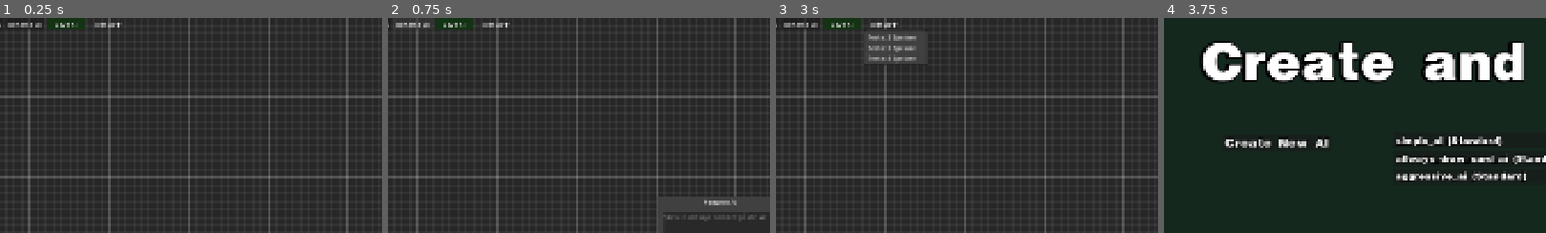
Above: before the commit, frames 1-4 (left to right).
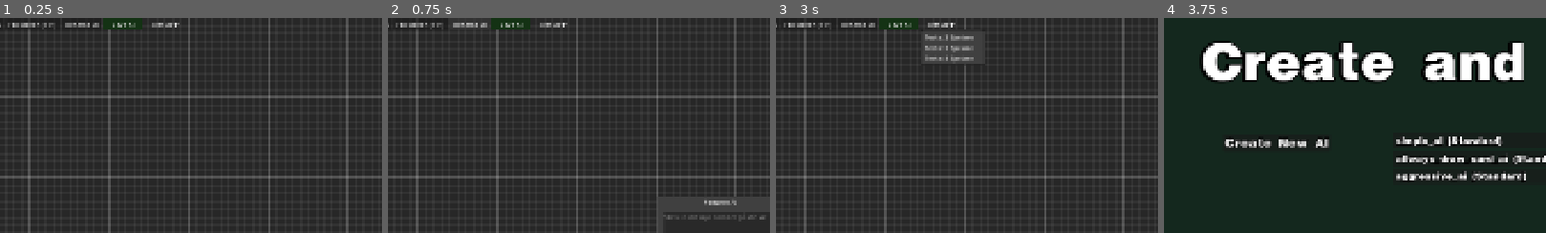
Above: after the commit, the same moments.

Repository: JontePonte/UNO-utlimate-ai-simulator
Game: Godot game, scene res://ai_editor/AIEditor.tscn
The game is run twice, just before and just after one commit, with the same random seed, the same clock (stepped at 60 frames per second) and the same inputs. This scene is started directly instead of the project's main scene.
Inputs (mouse positions are % of the whole screen's width and height, from its top left):
- Up to frame 1 (0.25 s): no input
- Up to frame 2 (0.75 s): click "Rename AI" at 0.5 s
- Up to frame 3 (3 s): click (50, 48) at 1.27 s; type "12" at 1.35 s; click "OK" at 2 s; click "Test AI ▼" at 2.75 s
- Up to frame 4 (3.75 s): click "<- Back to Menu" at 3.5 s
The pictures show only the part of the screen within x 6-56%, y 0-50%; the shares and areas given below are measured in that part.

The runs differ from the first frame. In frame 1, 0.8% of the frame differs, in the area x 2-47%, y 0-6%; in frame 2, 1.0%; in frame 3, 3.9%, in the area x 2-54%, y 0-23%; in frame 4, nothing differs.

Commit message:
Added fullscreen/windowed button to editor

Diff:
--- a/uno-ultimate-ai-simulator/ai_editor/AIEditor.tscn
+++ b/uno-ultimate-ai-simulator/ai_editor/AIEditor.tscn
@@ -52,6 +52,11 @@
 layout_mode = 2
 text = "<- Back to Menu"
 
+[node name="FullscreenButton" type="Button" parent="MarginContainer/HBoxContainer" unique_id=640398283]
+custom_minimum_size = Vector2(140, 0)
+layout_mode = 2
+text = "Windowed (F11)"
+
 [node name="RenameButton" type="Button" parent="MarginContainer/HBoxContainer" unique_id=804307129]
 custom_minimum_size = Vector2(100, 0)
 layout_mode = 2
--- a/uno-ultimate-ai-simulator/ai_editor/ai_editor.gd
+++ b/uno-ultimate-ai-simulator/ai_editor/ai_editor.gd
@@ -6,9 +6,11 @@
 @export var action_play_node_scene: PackedScene
 
 @onready var back_button = $MarginContainer/HBoxContainer/BackToMenuButton
+@onready var fullscreen_button = $MarginContainer/HBoxContainer/FullscreenButton
+@onready var rename_button = $MarginContainer/HBoxContainer/RenameButton
 @onready var save_button = $MarginContainer/HBoxContainer/SaveButton
-@onready var rename_button = $MarginContainer/HBoxContainer/RenameButton
 @onready var test_menu_button = $MarginContainer/HBoxContainer/TestButton
+
 @onready var graph_edit = $GraphEdit
 @onready var context_menu = $GraphContextMenu
 @onready var node_context_menu = $NodeContextMenu
@@ -29,6 +31,7 @@
 
 func _ready():
 	AiManager.ai_node_executing.connect(_on_ai_node_executing)
+	fullscreen_button.pressed.connect(_on_fullscreen_button_pressed)
 	back_button.pressed.connect(_on_back_button_pressed)
 	rename_button.pressed.connect(_on_rename_button_pressed)
 	save_button.pressed.connect(_on_save_button_pressed)
@@ -71,6 +74,14 @@
 	_setup_rename_dialog()
 	_setup_unsaved_dialog()
 
+	# Lyssna på F11-tryck från Autoloaden (Byt ut GlobalInputs om din autoload heter något annat!)
+	GlobalInputs.window_mode_changed.connect(_update_fullscreen_button_text)
+
+	# Kolla vilket läge vi är i just nu och sätt rätt starttext
+	var main_id = DisplayServer.MAIN_WINDOW_ID
+	var is_full = DisplayServer.window_get_mode(main_id) != DisplayServer.WINDOW_MODE_WINDOWED
+	_update_fullscreen_button_text(is_full)
+
 func _on_connection_request(from_node: StringName, from_port: int, to_node: StringName, to_port: int):
 	# Godkänn sladden och be GraphEdit att rita den permanent!
 	_mark_unsaved()
@@ -86,6 +97,17 @@
 		unsaved_dialog.popup_centered()
 	else:
 		get_tree().change_scene_to_file("res://menus/CreateAndEditAI.tscn")
+
+# Körs när man klickar på knappen med musen
+func _on_fullscreen_button_pressed():
+	GlobalInputs.toggle_window_mode()
+
+# Uppdaterar texten (Körs både vid musklick och F11-tryck)
+func _update_fullscreen_button_text(is_fullscreen: bool):
+	if is_fullscreen:
+		fullscreen_button.text = "Windowed (F11)"
+	else:
+		fullscreen_button.text = "Fullscreen (F11)"
 
 func _on_context_menu_id_pressed(id: int):
 	_mark_unsaved()
